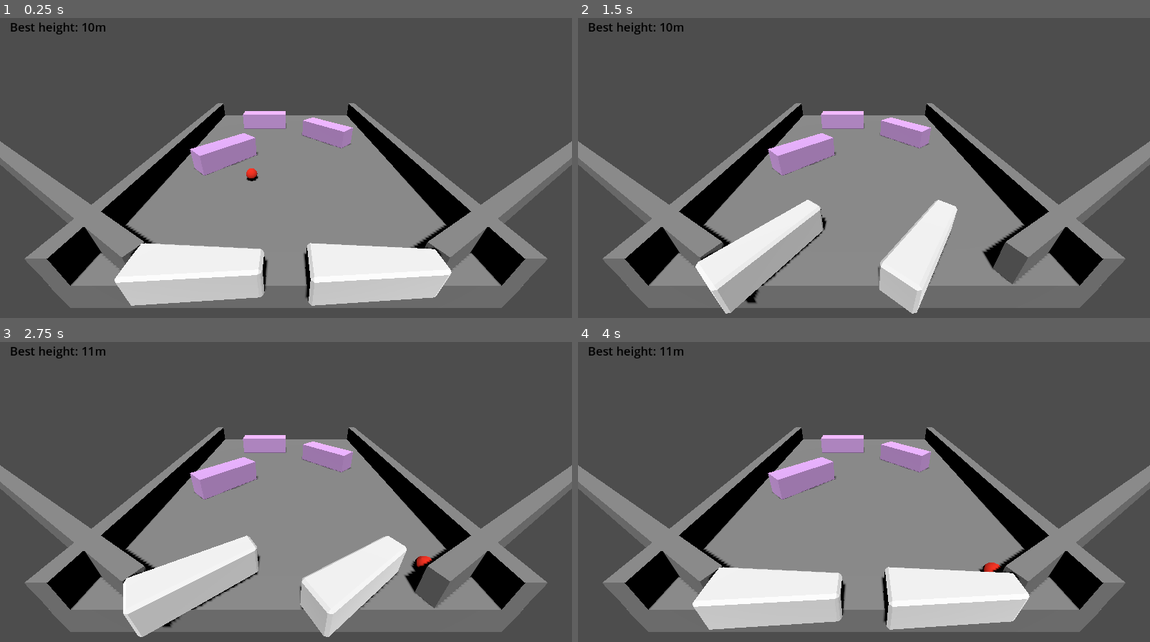
Above: before the commit, frames 1-4 (two rows, left to right).
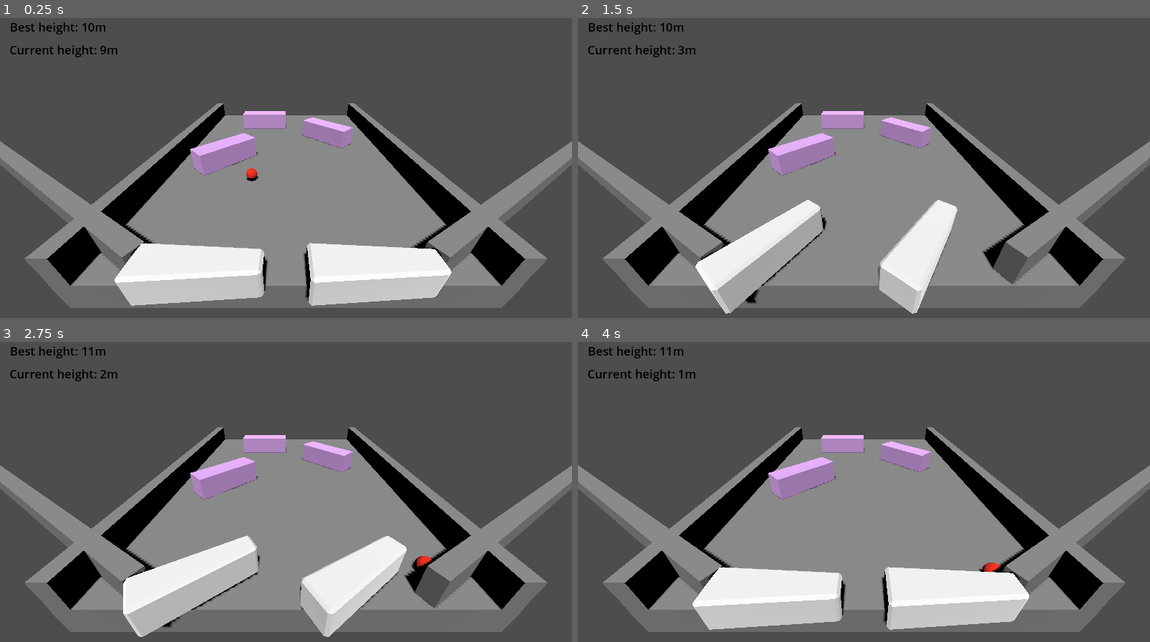
Above: after the commit, the same moments.

Repository: akashkatir/pin-boy
Game: Godot game, scene res://main.tscn
Two runs of this game, one before a commit and one after it. Both use one fixed random seed, a clock stepped at 60 frames per second and the inputs below.
Inputs:
- Up to frame 1 (0.25 s): no input
- Up to frame 2 (1.5 s): tap Enter (flip) at 0.5, 1.35 s; hold Enter (flip) 0.53-1.28 s
- Up to frame 3 (2.75 s): hold Enter (flip) from 2.03 s (still down)
- Up to frame 4 (4 s): release Enter (flip) at 2.78 s; tap Enter (flip) at 2.85 s; hold Enter (flip) from 3.53 s (still down)

The runs differ from the first frame. In frame 1, 0.2% of the frame differs, in the area x 1-21%, y 9-14%; in frame 2, 0.2%; in frame 3, 0.2%; in frame 4, 0.2%.

Commit message:
Add current height label.

Diff:
--- a/height_label.gd
+++ /dev/null
@@ -1,7 +0,0 @@
-extends Label
-
-var max_height = 0;  # Highest point reached in meters.
-
-func update_max_height(height):
-	max_height = max(max_height, int(height))
-	text = "Best height: %sm" % max_height
--- a/main.gd
+++ b/main.gd
@@ -8,4 +8,4 @@
 
 # Called every frame. 'delta' is the elapsed time since the previous frame.
 func _process(_delta: float) -> void:
-	$UserInterface/HeightLabel.update_max_height(-$Ball.position.z)
+	$UserInterface.update_height(-$Ball.position.z)
--- /dev/null
+++ b/user_interface.gd
@@ -0,0 +1,9 @@
+extends Control
+
+var best_height: int = 0;  # Highest point reached in meters.
+
+func update_height(height: float):
+	height = int(height)  # Truncate from float.
+	best_height = max(best_height, height)
+	$CurrentHeightLabel.text = "Current height: %sm" % height
+	$BestHeightLabel.text = "Best height: %sm" % best_height
--- a/user_interface.tscn
+++ b/user_interface.tscn
@@ -1,6 +1,6 @@
 [gd_scene load_steps=3 format=3 uid="uid://cyppkeelb0g14"]
 
-[ext_resource type="Script" path="res://height_label.gd" id="1_j41xb"]
+[ext_resource type="Script" path="res://user_interface.gd" id="1_j41xb"]
 
 [sub_resource type="Theme" id="Theme_1brxo"]
 default_font_size = 24
@@ -13,13 +13,22 @@
 grow_horizontal = 2
 grow_vertical = 2
 theme = SubResource("Theme_1brxo")
+script = ExtResource("1_j41xb")
 
-[node name="HeightLabel" type="Label" parent="."]
+[node name="BestHeightLabel" type="Label" parent="."]
 layout_mode = 0
 offset_left = 20.0
 offset_top = 20.0
-offset_right = 60.0
-offset_bottom = 43.0
+offset_right = 200.0
+offset_bottom = 54.0
 theme_override_colors/font_color = Color(0, 0, 0, 1)
 text = "Best height: 0m"
-script = ExtResource("1_j41xb")
+
+[node name="CurrentHeightLabel" type="Label" parent="."]
+layout_mode = 0
+offset_left = 19.0
+offset_top = 66.0
+offset_right = 238.0
+offset_bottom = 100.0
+theme_override_colors/font_color = Color(0, 0, 0, 1)
+text = "Current height: 0m"
